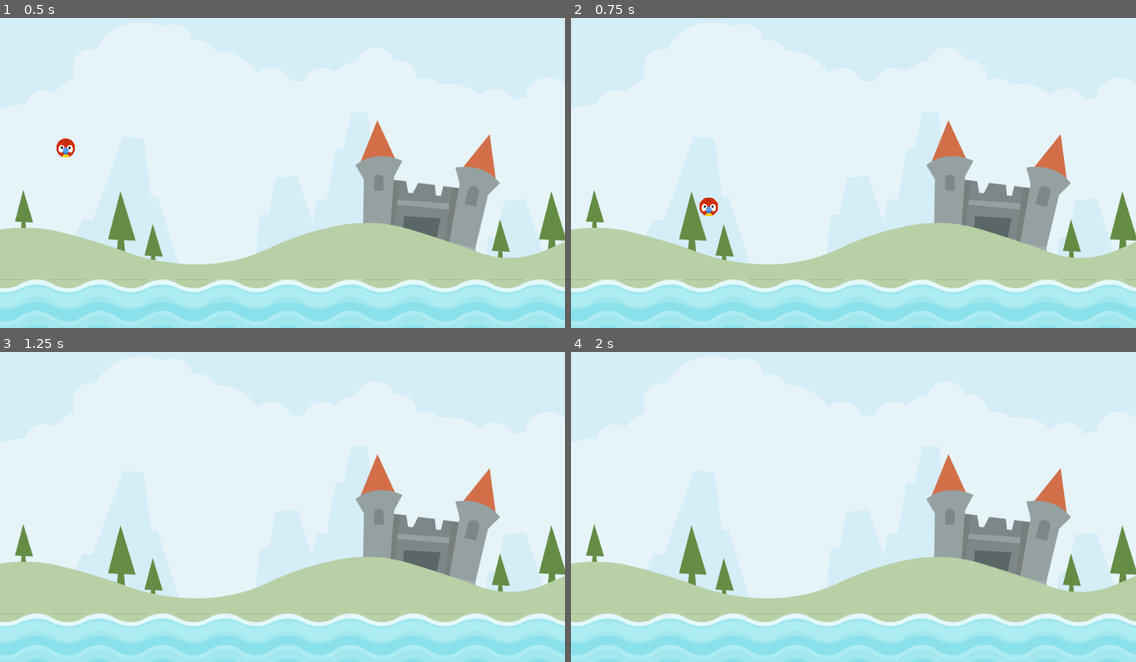
Above: before the commit, frames 1-4 (two rows, left to right).
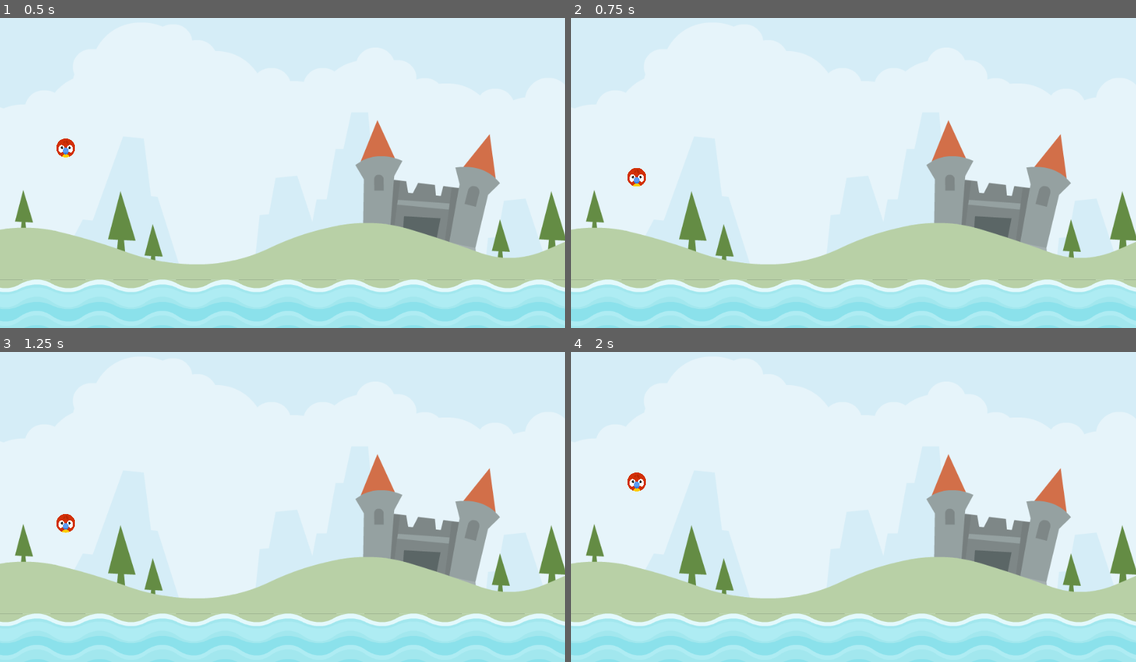
Above: after the commit, the same moments.

Repository: miguelbeltrancastro/Angry_Animals
Game: Godot game, scene res://scenes/level/level.tscn
Two runs of this game, one before a commit and one after it. Both use one fixed random seed, a clock stepped at 60 frames per second and the inputs below.
Inputs (mouse positions are in pixels of both pictures, inside the frame that each line leads up to):
- Up to frame 1 (0.5 s): no input
- Up to frame 2 (0.75 s): tap Enter at 0.5 s; drag from (638, 148) to (853, 324) at 0.52 s
- Up to frame 3 (1.25 s): no input
- Up to frame 4 (2 s): drag from (638, 482) to (853, 658) at 1.27 s

Frame 1 is identical in both runs. In frame 2, 0.3% of the frame differs, in the area x 10-26%, y 48-64%; in frame 3, 0.2%; in frame 4, 0.2%.

Commit message:
Added draggin action

Diff:
--- a/scenes/animal/animal.gd
+++ b/scenes/animal/animal.gd
@@ -3,9 +3,16 @@
 enum ANIMAL_STATE {READY, DRAG, RELEASE}
 var _state: ANIMAL_STATE = ANIMAL_STATE.READY
 
+const DRAG_LIM_MAX: Vector2 = Vector2(0,60)
+const DRAG_LIM_MIN: Vector2 = Vector2(-60,0)
+
+var _start: Vector2 = Vector2.ZERO
+var _drag_start: Vector2 = Vector2.ZERO
+var _dragged_vector: Vector2 = Vector2.ZERO
+
 # Called when the node enters the scene tree for the first time.
 func _ready():
-	pass # Replace with function body.
+	_start = position
 
 # Called every frame. 'delta' is the elapsed time since the previous frame.
 func _physics_process(delta):
@@ -16,7 +23,7 @@
 	if _state == ANIMAL_STATE.RELEASE:
 		freeze = false
 	elif _state == ANIMAL_STATE.DRAG:
-		pass
+		_drag_start = get_global_mouse_position()
 
 func detect_release() -> bool:
 	if _state == ANIMAL_STATE.DRAG:
@@ -25,11 +32,29 @@
 			return true
 	return false
 
+func get_drag_vector(gmp:Vector2) -> Vector2:
+	return gmp - _drag_start
+
+func drag_in_limits() -> void:
+	_dragged_vector.x=clampf(
+		_dragged_vector.x,
+		DRAG_LIM_MIN.x,
+		DRAG_LIM_MAX.x
+	)
+	_dragged_vector.y=clampf(
+		_dragged_vector.y,
+		DRAG_LIM_MIN.y,
+		DRAG_LIM_MAX.y
+	)
+	position = _start + _dragged_vector
+
+
 func update_drag() -> void:
 	if detect_release() == true:
 		return
 	var gmp = get_global_mouse_position()
-	position = gmp
+	_dragged_vector = get_drag_vector(gmp)
+	drag_in_limits()
 
 func update(delta:float) -> void:
 	match _state:
